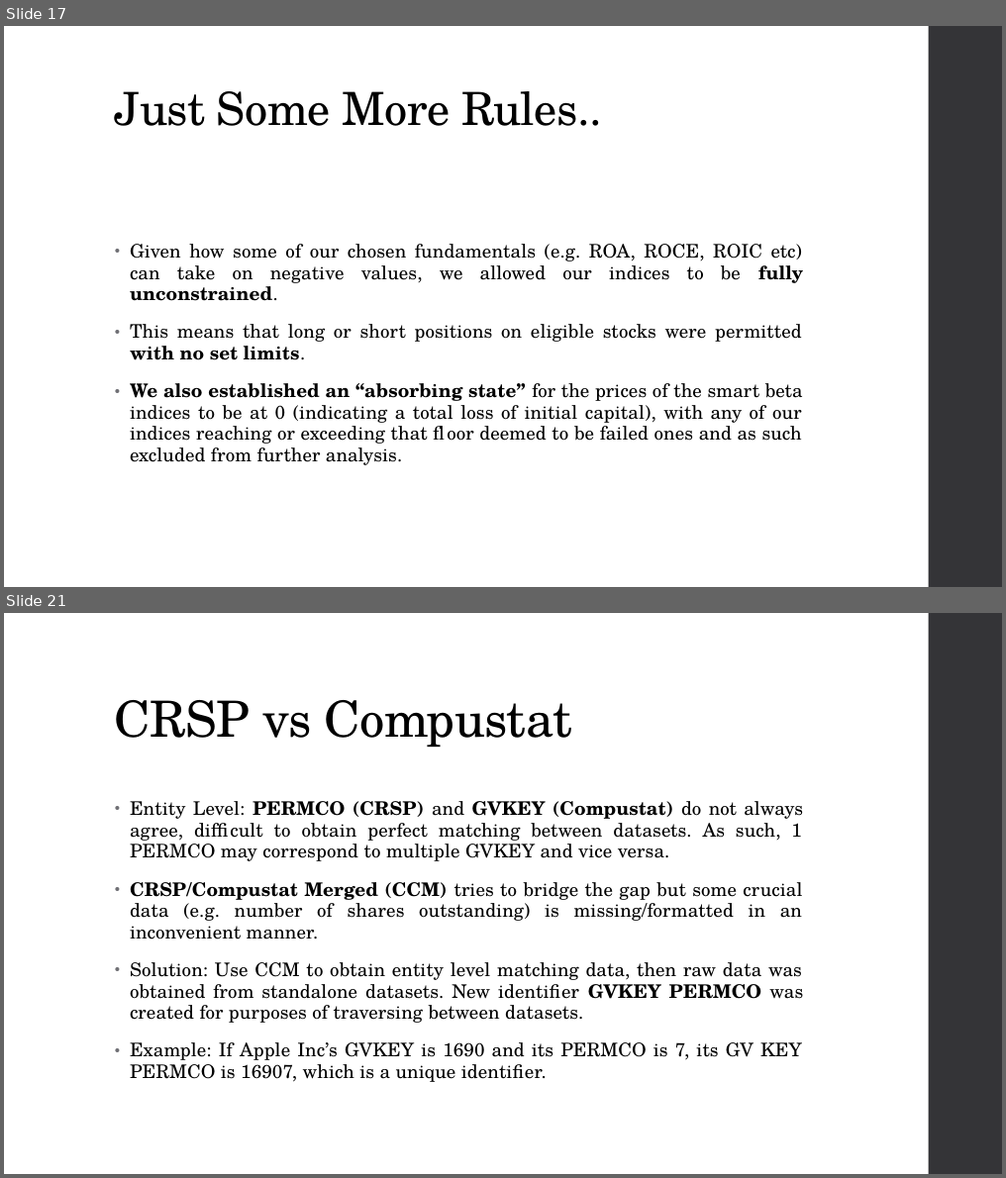
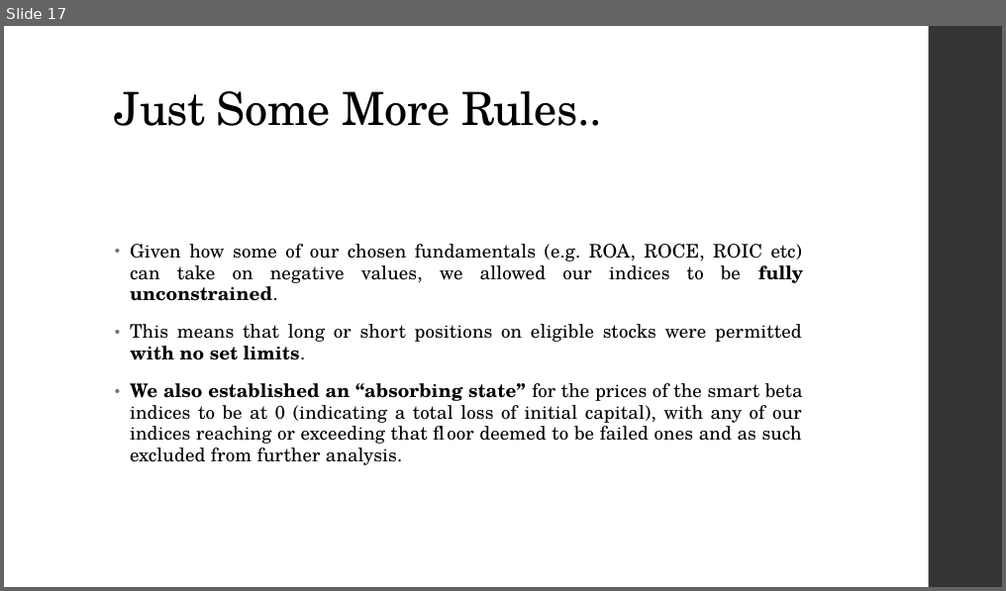
Before and after one commit to fuzzylove87/QF604-Econometrics, a slide deck: QF604 Econometrics Final v1.0.pptx. Shown one above the other, each under a label of ours: slides 17 and 21 before the commit, slide 17 after it; the slides between them are not shown. The pictures are 1006x1178 and 1006x591 pixels, drawn with LibreOffice and Linux fonts; fonts in the diff are those of the drawing. Boxes give left, top, right and bottom in pixels: in the first picture for what was removed or moved away, otherwise in the second. Text is boxed around its words. In the diff, an @@ line names an element or a change of style, - is before the commit and + after.

```diff
--- a/QF604 Econometrics Final v1.0.pptx
+++ b/QF604 Econometrics Final v1.0.pptx
@@ slide 21 removed at (4, 613, 1002, 1174), background #FFFFFF; not listed: 1 template element that a slide beside it also shows @@
@@ title removed at (115, 700, 573, 748) @@
-CRSP vs Compustat
@@ text removed at (130, 801, 803, 1082) @@
-• Entity Level: PERMCO (CRSP) and GVKEY (Compustat) do not always agree, difficult to obtain perfect matching between datasets. As such, 1 PERMCO may correspond to multiple GVKEY and vice versa.
-• CRSP/Compustat Merged (CCM) tries to bridge the gap but some crucial data (e.g. number of shares outstanding) is missing/formatted in an inconvenient manner.
-• Solution: Use CCM to obtain entity level matching data, then raw data was obtained from standalone datasets. New identifier GVKEY PERMCO was created for purposes of traversing between datasets.
-• Example: If Apple Inc’s GVKEY is 1690 and its PERMCO is 7, its GV KEY PERMCO is 16907, which is a unique identifier.
```
Also in this commit, not shown: 2 slides changed, 8 slides added, 26 other slides removed.
